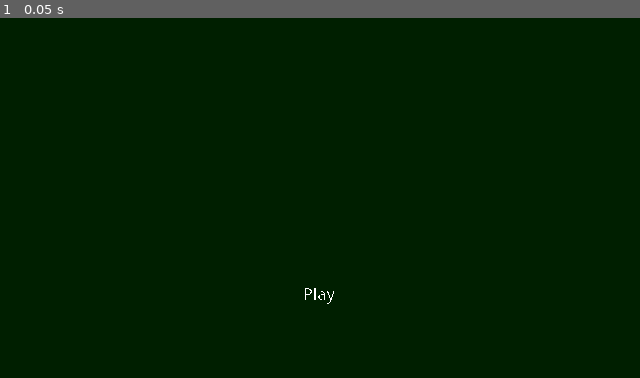
Above: before the commit, frame 1.
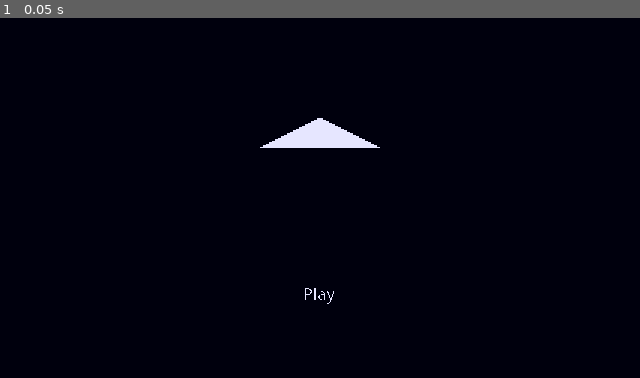
Above: after the commit, the same moment.

Repository: songbirdgamedev/b1t-jam-3-offering
Game: Godot game, scene res://scenes/title_screen.tscn
Two runs of this game, one before a commit and one after it. Both use one fixed random seed, a clock stepped at 60 frames per second and the inputs below. The engine's default icon, where the game draws it, is replaced by a stand-in: a white triangle on a blue panel in a dark square.
Inputs:
- Up to frame 1 (0.05 s): no input

The runs differ from the first frame. In frame 1, 100% of the frame differs, in the area x 0-100%, y 0-100%.

Commit message:
Add background and shader to all scenes

Diff:
--- a/Resources/1-bit.gdshader
+++ b/Resources/1-bit.gdshader
@@ -5,10 +5,10 @@
 void fragment()
 {
 	vec4 original_colour = texture(SCREEN_TEXTURE,SCREEN_UV);
-	if (original_colour.g < 0.8){
-		COLOR = vec4(0.0,0.122,0.0,1.0);
+	if (original_colour.b < 0.8){
+		COLOR = vec4(0.0,0.0,0.05,1.0);
 	}else{
-		COLOR = vec4(1,1,1,1.0);
+		COLOR = vec4(0.9,0.9,1,1.0);
 	}
 
 }
--- a/scenes/game_over.tscn
+++ b/scenes/game_over.tscn
@@ -1,3 +1,20 @@
-[gd_scene format=3 uid="uid://sps7x471n2bo"]
+[gd_scene load_steps=3 format=3 uid="uid://sps7x471n2bo"]
+
+[ext_resource type="Shader" uid="uid://d0g20hi08muw6" path="res://Resources/1-bit.gdshader" id="1_xeevv"]
+
+[sub_resource type="ShaderMaterial" id="ShaderMaterial_wqhvx"]
+shader = ExtResource("1_xeevv")
 
 [node name="GameOver" type="Node2D"]
+
+[node name="CanvasLayer" type="CanvasLayer" parent="."]
+
+[node name="Background" type="ColorRect" parent="CanvasLayer"]
+offset_right = 640.0
+offset_bottom = 360.0
+color = Color(0, 0, 0, 1)
+
+[node name="ShaderRect" type="ColorRect" parent="CanvasLayer"]
+material = SubResource("ShaderMaterial_wqhvx")
+offset_right = 640.0
+offset_bottom = 360.0
--- a/scenes/game_running.tscn
+++ b/scenes/game_running.tscn
@@ -1,3 +1,20 @@
-[gd_scene format=3 uid="uid://kamqvsxntcfy"]
+[gd_scene load_steps=3 format=3 uid="uid://kamqvsxntcfy"]
+
+[ext_resource type="Shader" uid="uid://d0g20hi08muw6" path="res://Resources/1-bit.gdshader" id="1_vrqnk"]
+
+[sub_resource type="ShaderMaterial" id="ShaderMaterial_vx5he"]
+shader = ExtResource("1_vrqnk")
 
 [node name="Game" type="Node2D"]
+
+[node name="CanvasLayer" type="CanvasLayer" parent="."]
+
+[node name="Background" type="ColorRect" parent="CanvasLayer"]
+offset_right = 640.0
+offset_bottom = 360.0
+color = Color(0, 0, 0, 1)
+
+[node name="ShaderRect" type="ColorRect" parent="CanvasLayer"]
+material = SubResource("ShaderMaterial_vx5he")
+offset_right = 640.0
+offset_bottom = 360.0
--- a/scenes/title_screen.tscn
+++ b/scenes/title_screen.tscn
@@ -1,6 +1,7 @@
-[gd_scene load_steps=3 format=3 uid="uid://cn5f6yumavoep"]
+[gd_scene load_steps=4 format=3 uid="uid://cn5f6yumavoep"]
 
 [ext_resource type="Shader" uid="uid://d0g20hi08muw6" path="res://Resources/1-bit.gdshader" id="1_fgkus"]
+[ext_resource type="Texture2D" uid="uid://0wdta4hc3gui" path="res://icon.svg" id="1_sa3yf"]
 
 [sub_resource type="ShaderMaterial" id="ShaderMaterial_sa3yf"]
 shader = ExtResource("1_fgkus")
@@ -9,12 +10,12 @@
 
 [node name="CanvasLayer" type="CanvasLayer" parent="."]
 
-[node name="ColorRect" type="ColorRect" parent="CanvasLayer"]
+[node name="Background" type="ColorRect" parent="CanvasLayer"]
 offset_right = 640.0
 offset_bottom = 360.0
 color = Color(0.06053035, 0.06053035, 0.060530342, 1)
 
-[node name="Button" type="Button" parent="CanvasLayer/ColorRect"]
+[node name="PlayButton" type="Button" parent="CanvasLayer/Background"]
 layout_mode = 0
 offset_left = 184.0
 offset_top = 248.0
@@ -22,6 +23,11 @@
 offset_bottom = 304.0
 text = "Play"
 
+[node name="Logo" type="Sprite2D" parent="CanvasLayer/Background"]
+position = Vector2(320, 128)
+scale = Vector2(3, 1)
+texture = ExtResource("1_sa3yf")
+
 [node name="ShaderRect" type="ColorRect" parent="CanvasLayer"]
 material = SubResource("ShaderMaterial_sa3yf")
 offset_right = 640.0
